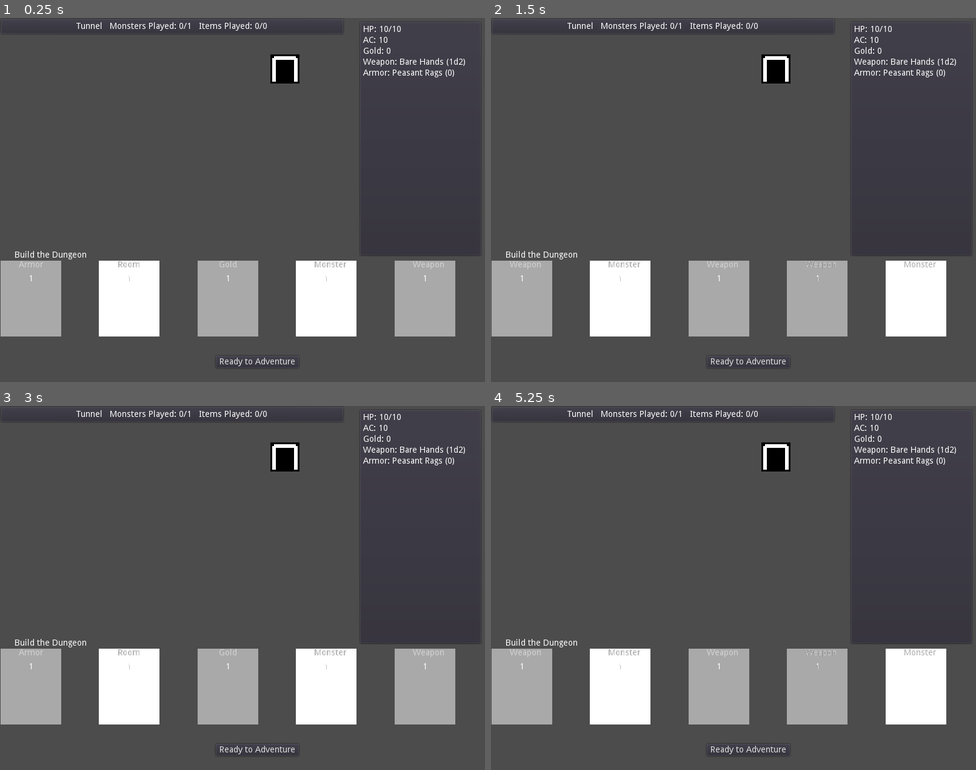
Above: before the commit, frames 1-4 (two rows, left to right).
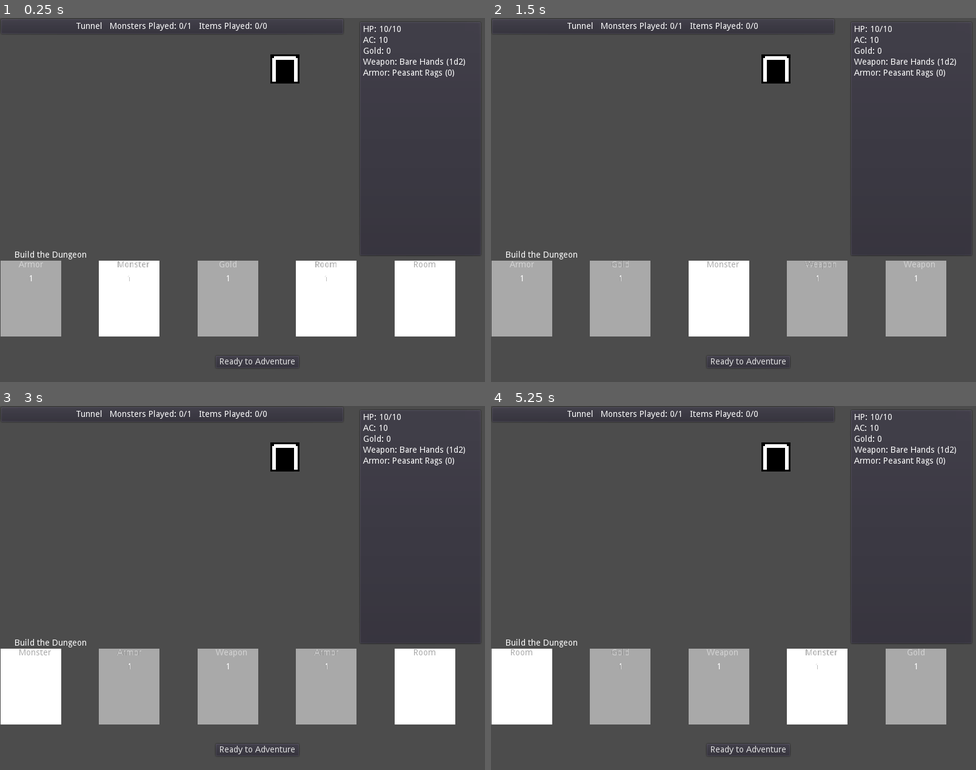
Above: after the commit, the same moments.

Repository: doctor-g/7DRL-2021
Game: Godot game, scene res://src/Game.tscn
The game is run twice, just before and just after one commit, with the same random seed, the same clock (stepped at 60 frames per second) and the same inputs.
Inputs:
- Up to frame 1 (0.25 s): no input
- Up to frame 2 (1.5 s): click "Ready to Adventure" at 0.5 s; click "Done" at 1.25 s
- Up to frame 3 (3 s): click "Ready to Adventure" at 2 s; click "Done" at 2.75 s
- Up to frame 4 (5.25 s): click "Ready to Adventure" at 3.5 s; click "Weapon 2 - AP: 4" at 4.25 s; click "Done" at 5 s

The runs differ from the first frame. In frame 1, 2.7% of the frame differs, in the area x 24-94%, y 66-88%; in frame 2, 7.8%; in frame 3, 10%, in the area x 0-94%, y 66-88%; in frame 4, 10%.

Commit message:
Add dialog box on death

Diff:
--- a/project/src/Game.gd
+++ b/project/src/Game.gd
@@ -20,6 +20,9 @@
 onready var _Card := load("res://src/Card.tscn")
 
 func _ready():
+	# Initialize player
+	player.connect("hp_changed", self, "_on_Player_hp_changed")
+
 	# Initialize UI
 	$PlayerInfoPanel.init(player)
 	$PhasePanel.bind_to(self)
@@ -27,13 +30,20 @@
 	_set_room(_Tunnel.new())
 
 	# Load the cards
-	var test = ["Armor", "Room", "Gold", "Monster", "Weapon", "Weapon", "Monster", "Weapon",
-	 "Weapon", "Monster"]
+	var test = [ "Armor", "Room", "Gold", "Monster", "Weapon",
+				 "Armor", "Room", "Gold", "Monster", "Weapon" ]
 	for script in test:
 		var card = _Card.instance()
 		card.set_script(load("res://src/Cards/%sCard.gd" % script))
 		_deck.append(card)
+
+	_deck.shuffle()
 	_draw_hand()
+
+
+func _on_Player_hp_changed()->void:
+	if player.hp <= 0:
+		$GameOverPopup.show_modal(true)
 
 
 func count_monsters() -> int:
@@ -88,6 +98,7 @@
 	for _i in range(0,5):
 		if _deck.size() == 0:
 			_deck = _discard.duplicate()
+			_deck.shuffle()
 			_discard = []
 		var card = _deck.pop_front()
 		card.connect("played", self, "_on_Card_played", [card], CONNECT_ONESHOT)
@@ -211,9 +222,9 @@
 		_do_all_monster_attack()
 		_set_ap(ap-1)
 	else:
-		for item in $ItemSlot.get_children():
-			$ItemSlot.remove_child(item)
+		for item in get_items():
 			item.disconnect("pressed", self, "_on_Item_looted")
+			item.queue_free()
 		_set_room(_Tunnel.new())
 		_finish_action_phase()
 
--- a/project/src/Game.tscn
+++ b/project/src/Game.tscn
@@ -7,6 +7,7 @@
 [ext_resource path="res://src/UI/PhasePanel.tscn" type="PackedScene" id=5]
 [ext_resource path="res://src/UI/CardPanel.tscn" type="PackedScene" id=6]
 [ext_resource path="res://src/UI/ShopPanel.tscn" type="PackedScene" id=7]
+[ext_resource path="res://src/UI/GameOverPopup.tscn" type="PackedScene" id=8]
 
 [node name="Game" type="Node2D"]
 script = ExtResource( 1 )
@@ -85,5 +86,16 @@
 
 [node name="Slot4" type="Node2D" parent="Items"]
 position = Vector2( 318.898, 118.66 )
+
+[node name="GameOverPopup" parent="." instance=ExtResource( 8 )]
+visible = false
+anchor_left = 0.5
+anchor_top = 0.5
+anchor_right = 0.5
+anchor_bottom = 0.5
+margin_left = -150.0
+margin_top = -150.0
+margin_right = 150.0
+margin_bottom = 150.0
 [connection signal="pressed" from="CardsDoneButton" to="." method="_on_CardsDoneButton_pressed"]
 [connection signal="done_pressed" from="PhasePanel" to="." method="_on_PhasePanel_done_pressed"]
--- /dev/null
+++ b/project/src/UI/GameOverPopup.gd
@@ -0,0 +1,7 @@
+extends Popup
+
+
+
+
+func _on_PlayAgainButton_pressed():
+	get_tree().change_scene("res://src/Game.tscn")
--- /dev/null
+++ b/project/src/UI/GameOverPopup.tscn
@@ -0,0 +1,47 @@
+[gd_scene load_steps=2 format=2]
+
+[ext_resource path="res://src/UI/GameOverPopup.gd" type="Script" id=1]
+
+[node name="GameOverPopup" type="Popup"]
+visible = true
+margin_right = 300.0
+margin_bottom = 300.0
+popup_exclusive = true
+script = ExtResource( 1 )
+__meta__ = {
+"_edit_use_anchors_": false
+}
+
+[node name="PanelContainer" type="PanelContainer" parent="."]
+anchor_right = 1.0
+anchor_bottom = 1.0
+__meta__ = {
+"_edit_use_anchors_": false
+}
+
+[node name="VBoxContainer" type="VBoxContainer" parent="PanelContainer"]
+margin_left = 7.0
+margin_top = 7.0
+margin_right = 293.0
+margin_bottom = 293.0
+custom_constants/separation = 12
+alignment = 1
+__meta__ = {
+"_edit_use_anchors_": false
+}
+
+[node name="Label" type="Label" parent="PanelContainer/VBoxContainer"]
+margin_top = 120.0
+margin_right = 286.0
+margin_bottom = 134.0
+text = "You have perished."
+
+[node name="PlayAgainButton" type="Button" parent="PanelContainer/VBoxContainer"]
+margin_top = 146.0
+margin_right = 286.0
+margin_bottom = 166.0
+text = "Play Again"
+__meta__ = {
+"_edit_use_anchors_": false
+}
+[connection signal="pressed" from="PanelContainer/VBoxContainer/PlayAgainButton" to="." method="_on_PlayAgainButton_pressed"]
Not shown: 1 places in project/src/Game.tscn that only renumber resources
